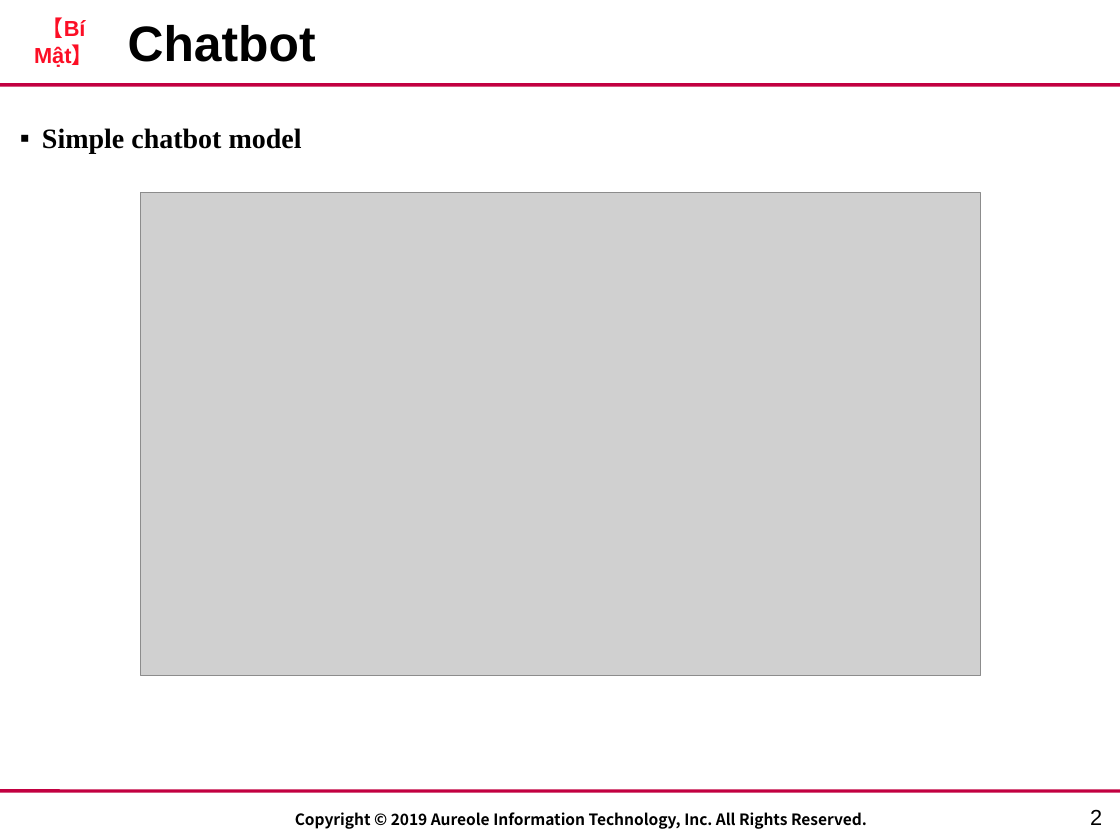
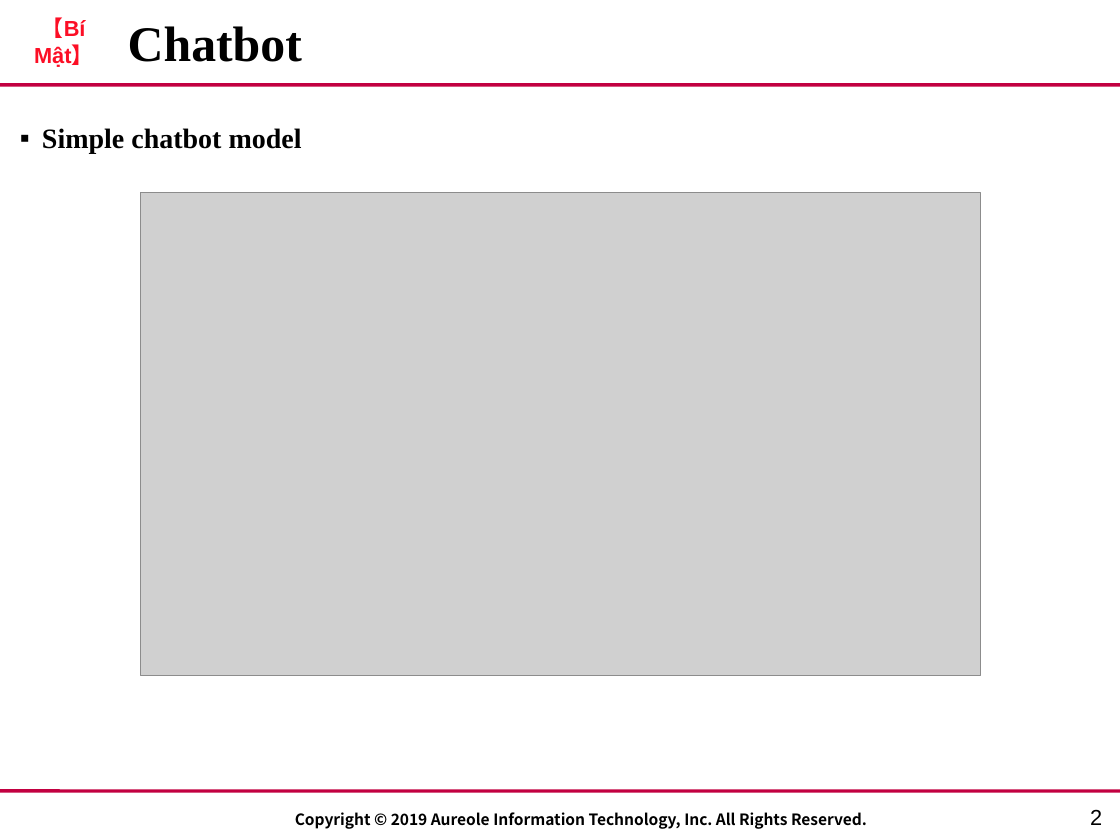
Before and after one commit to lucas2298/chatApp, a slide deck: slide 3 of AIT_Template - real.pptx. Drawn at 1120x840 pixels with LibreOffice and Linux fonts; fonts in the diff are those of the drawing; grey boxes stand for pictures; background and template pictures are left out. Boxes give left, top, right and bottom in pixels: in the first picture for what was removed or moved away, otherwise in the second. Text is boxed around its words. In the diff, an @@ line names an element or a change of style, - is before the commit and + after.

```diff
--- a/AIT_Template - real.pptx
+++ b/AIT_Template - real.pptx
@@ title "Chatbot" at (128,26,302,62): font Arial to Times New Roman @@
```
Also in this commit, not shown: 1 other slide changed, 3 slides added, 1 slide removed.
